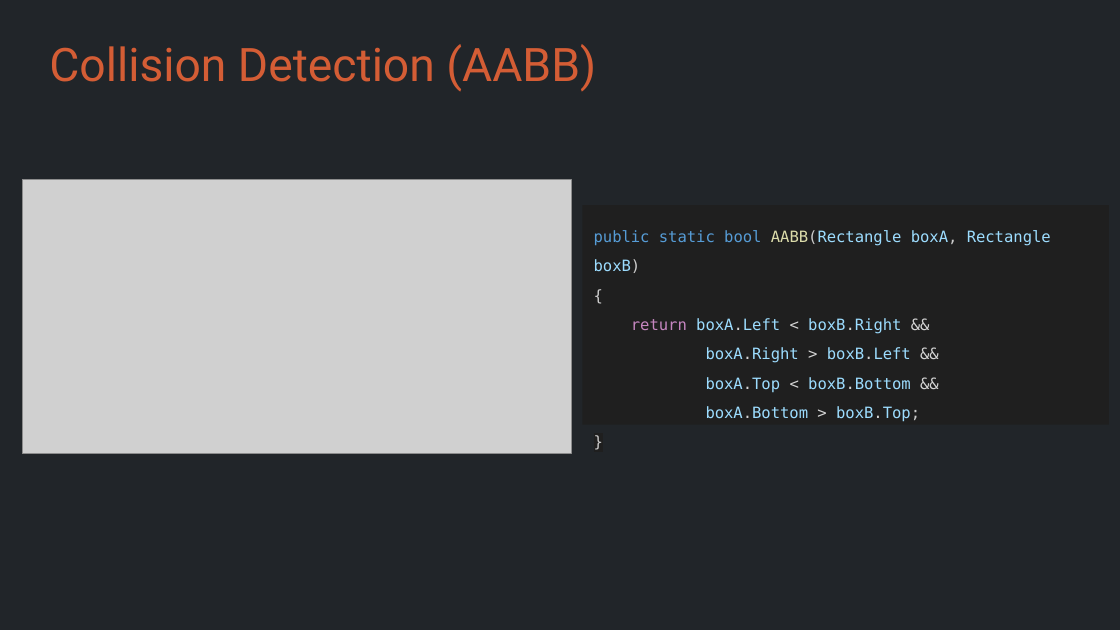
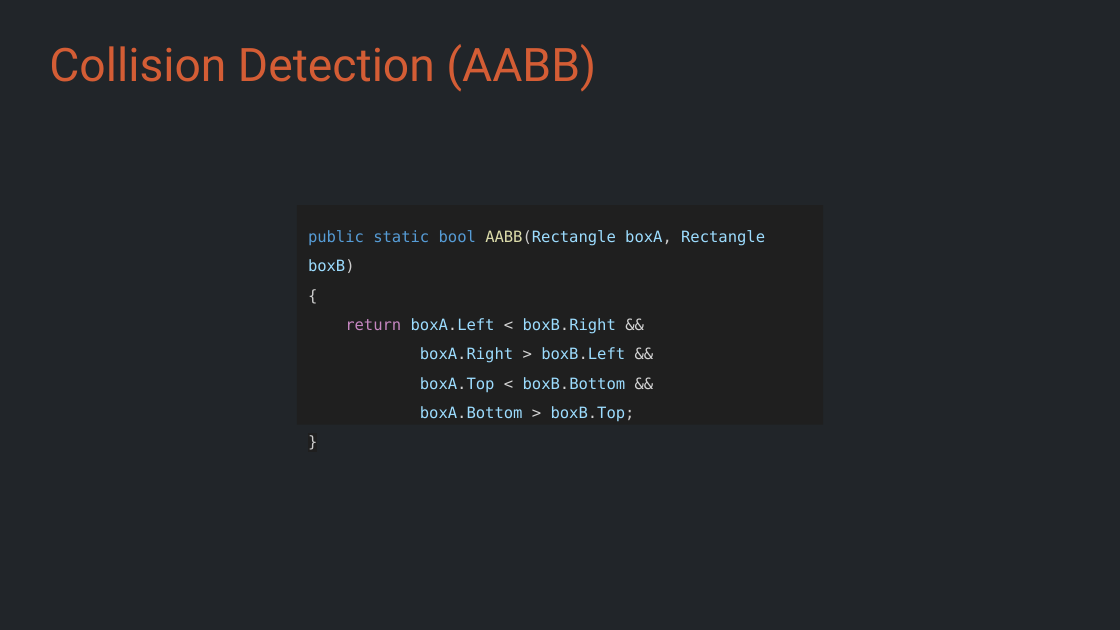
Before and after one commit to Metamate/gar, a slide deck: slide 32 of slides/01 Pong.pptx (slide 31 before the commit). Drawn at 1120x630 pixels with LibreOffice and Linux fonts; fonts in the diff are those of the drawing; grey boxes stand for pictures. Boxes give left, top, right and bottom in pixels: in the first picture for what was removed or moved away, otherwise in the second. Text is boxed around its words. In the diff, an @@ line names an element or a change of style, - is before the commit and + after.

```diff
--- a/slides/01 Pong.pptx
+++ b/slides/01 Pong.pptx
@@ picture removed at [22,179,571,454] @@
@@ text "public static bool AABB(Rectangle boxA, ...": place and size @@
-text "public static bool AABB(Rectangle boxA, ..." at [582,205,1109,424]
+text "public static bool AABB(Rectangle boxA, ..." at [297,205,823,424]
```
Also in this commit, not shown: 1 slide added, 26 other files.
